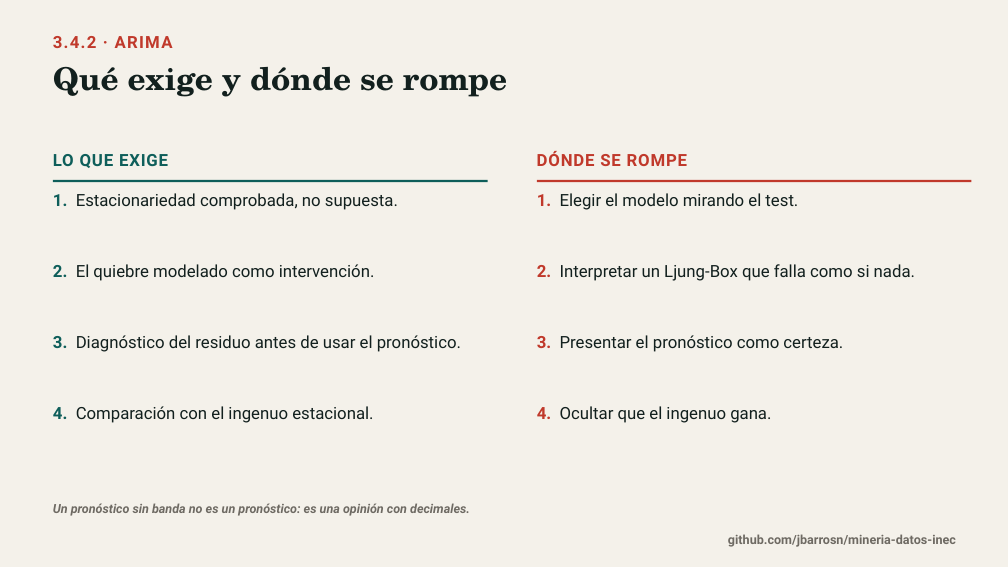
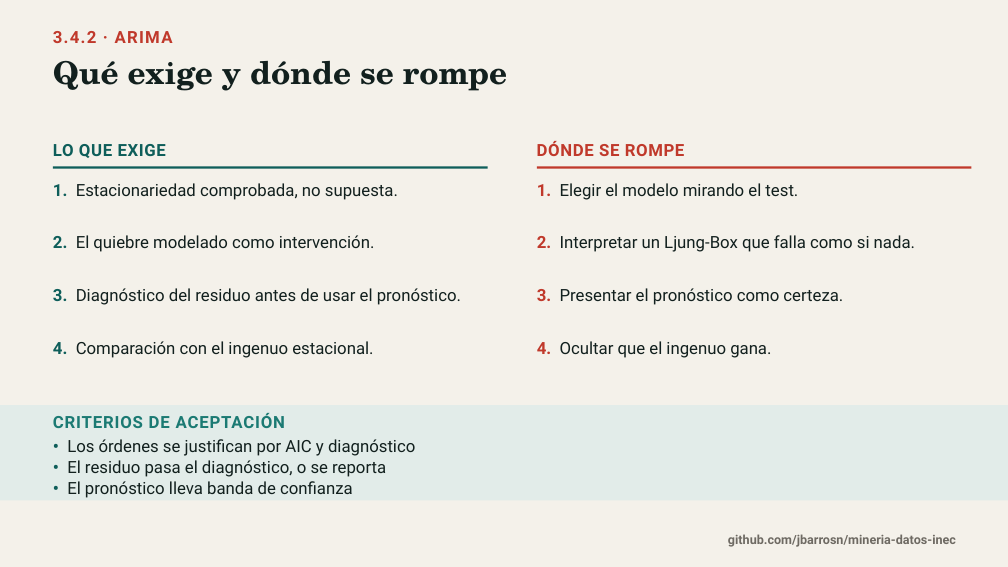
Before and after one commit to jbarrosn/mineria-datos-inec, a slide deck: slide 8 of docs/diapositivas/04_analisis_temporal.pptx. Drawn at 1008x567 pixels with LibreOffice and Linux fonts; fonts in the diff are those of the drawing. Boxes give left, top, right and bottom in pixels: in the first picture for what was removed or moved away, otherwise in the second. Text is boxed around its words. In the diff, an @@ line names an element or a change of style, - is before the commit and + after.

Commit message:
Agrega criterios de aceptacion a cada lamina y reajusta la retícula

```diff
--- a/docs/diapositivas/04_analisis_temporal.pptx
+++ b/docs/diapositivas/04_analisis_temporal.pptx
@@ text "3.4.2 · ARIMA": place and size @@
-text "3.4.2 · ARIMA" at <box>53,36,173,48</box>
+text "3.4.2 · ARIMA" at <box>53,31,173,43</box>
@@ text "Qué exige y dónde se ...": place and size @@
-text "Qué exige y dónde se ..." at <box>53,67,507,97</box>
+text "Qué exige y dónde se ..." at <box>53,61,507,91</box>
@@ text "LO QUE EXIGE": place and size @@
-text "LO QUE EXIGE" at <box>53,154,168,168</box>
+text "LO QUE EXIGE" at <box>53,144,166,158</box>
@@ text "LO QUE EXIGE" at <box>53,144,166,158</box>: letter spacing 0.8 to 0.6 pt @@
@@ text "DÓNDE SE ROMPE": place and size @@
-text "DÓNDE SE ROMPE" at <box>537,151,687,166</box>
+text "DÓNDE SE ROMPE" at <box>537,141,685,156</box>
@@ text "DÓNDE SE ROMPE" at <box>537,141,685,156</box>: letter spacing 0.8 to 0.6 pt @@
@@ text "1. Estacionariedad comprobada, no supuesta.": place and size @@
-text "1. Estacionariedad comprobada, no supuesta." at <box>53,193,398,210</box>
+text "1. Estacionariedad comprobada, no supuesta." at <box>53,183,398,200</box>
@@ rectangle: place and size @@
-rectangle at <box>53,180,488,182</box>
+rectangle at <box>53,166,488,169</box>
@@ text "1. Elegir el modelo mirando ...": place and size @@
-text "1. Elegir el modelo mirando ..." at <box>537,193,798,210</box>
+text "1. Elegir el modelo mirando ..." at <box>537,183,798,200</box>
@@ rectangle: place and size @@
-rectangle at <box>537,180,972,182</box>
+rectangle at <box>537,166,972,169</box>
@@ text "2. El quiebre modelado como ...": place and size @@
-text "2. El quiebre modelado como ..." at <box>53,264,375,281</box>
+text "2. El quiebre modelado como ..." at <box>53,235,375,252</box>
@@ text "2. Interpretar un Ljung-Box que ...": place and size @@
-text "2. Interpretar un Ljung-Box que ..." at <box>537,264,915,281</box>
+text "2. Interpretar un Ljung-Box que ..." at <box>537,235,915,252</box>
@@ text "3. Diagnóstico del residuo antes ...": place and size @@
-text "3. Diagnóstico del residuo antes ..." at <box>53,335,461,352</box>
+text "3. Diagnóstico del residuo antes ..." at <box>53,288,461,305</box>
@@ text "3. Presentar el pronóstico como ...": place and size @@
-text "3. Presentar el pronóstico como ..." at <box>537,335,843,352</box>
+text "3. Presentar el pronóstico como ..." at <box>537,288,843,305</box>
@@ text "4. Comparación con el ingenuo ...": place and size @@
-text "4. Comparación con el ingenuo ..." at <box>53,406,373,423</box>
+text "4. Comparación con el ingenuo ..." at <box>53,341,373,358</box>
@@ line spacing 1.12 to 1.08 in 8 elements at <box>53,183,398,200</box>, <box>537,183,798,200</box>, <box>53,235,375,252</box>, <box>537,235,915,252</box>, <box>53,288,461,305</box>, <box>537,288,843,305</box>, <box>53,341,373,358</box>, <box>537,341,771,358</box> @@
@@ text "4. Ocultar que el ingenuo ...": place and size @@
-text "4. Ocultar que el ingenuo ..." at <box>537,406,771,423</box>
+text "4. Ocultar que el ingenuo ..." at <box>537,341,771,358</box>
@@ rectangle added at <box>0,405,1008,501</box>, fill #E2ECE9 @@
@@ text added at <box>53,413,285,428</box>, 16 pt, text #1B7A73, bold @@
+CRITERIOS DE ACEPTACIÓN
@@ text added at <box>67,439,415,498</box>, 16 pt, text #12201E @@
+• Los órdenes se justifican por AIC y diagnóstico
+• El residuo pasa el diagnóstico, o se reporta
+• El pronóstico lleva banda de confianza
@@ text removed at <box>53,503,470,516</box> @@
-Un pronóstico sin banda no es un pronóstico: es una opinión con decimales.
```
Also in this commit, not shown: 9 other slides changed, 9 other files.
